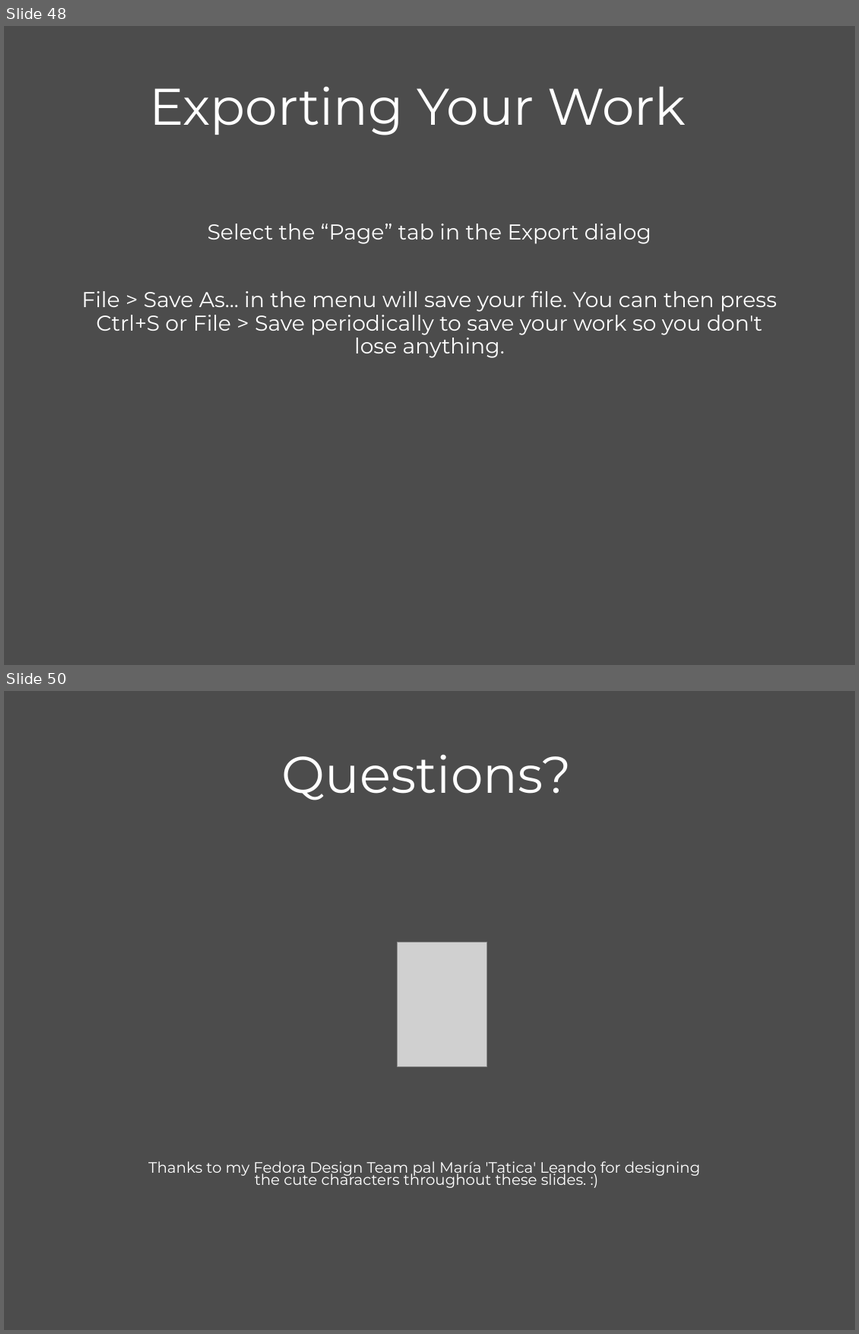
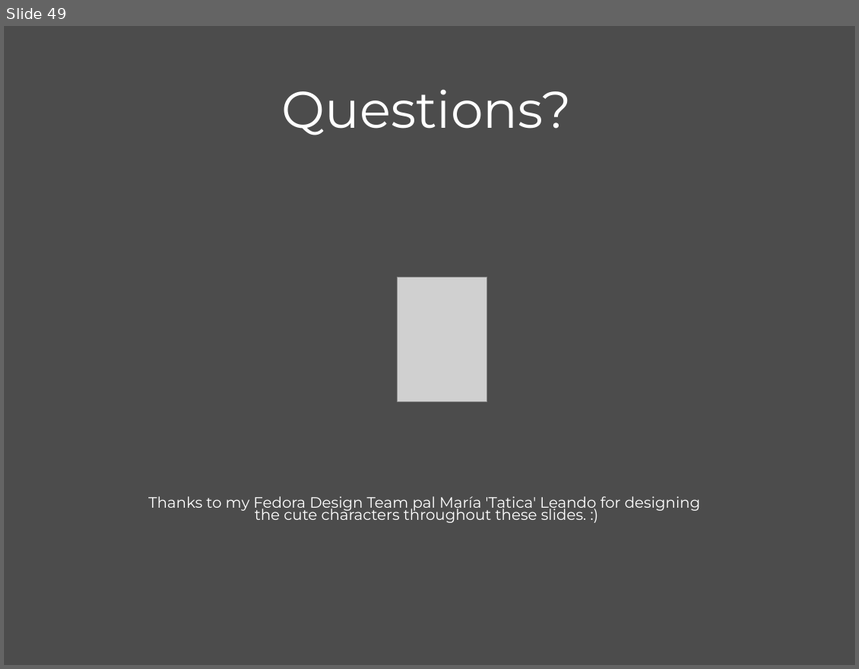
Before and after one commit to mairin/agc-materials, a slide deck: inkscape-slides/InkscapeBootcamp.odp. Shown one above the other, each under a label of ours: slides 48 and 50 before the commit, slide 49 after it; the slides between them are not shown. The pictures are 859x1334 and 859x669 pixels, drawn with LibreOffice and Linux fonts; fonts in the diff are those of the drawing; grey boxes stand for pictures. Boxes give left, top, right and bottom in pixels: in the first picture for what was removed or moved away, otherwise in the second. Text is boxed around its words. In the diff, an @@ line names an element or a change of style, - is before the commit and + after.

```diff
--- a/inkscape-slides/InkscapeBootcamp.odp
+++ b/inkscape-slides/InkscapeBootcamp.odp
@@ slide 48 removed at <box>4,26,855,665</box>, background #4C4C4C @@
@@ title removed at <box>149,86,686,135</box> @@
-Exporting Your Work
@@ title removed at <box>208,224,652,244</box> @@
-Select the “Page” tab in the Export dialog
@@ title removed at <box>82,291,777,358</box> @@
-File > Save As... in the menu will save your file. You can then press Ctrl+S or File > Save periodically to save your work so you don't lose anything.
@@ what was slide 50 is now slide 49 @@
```
Also in this commit, not shown: 1 slide added, 1 other slide removed.
